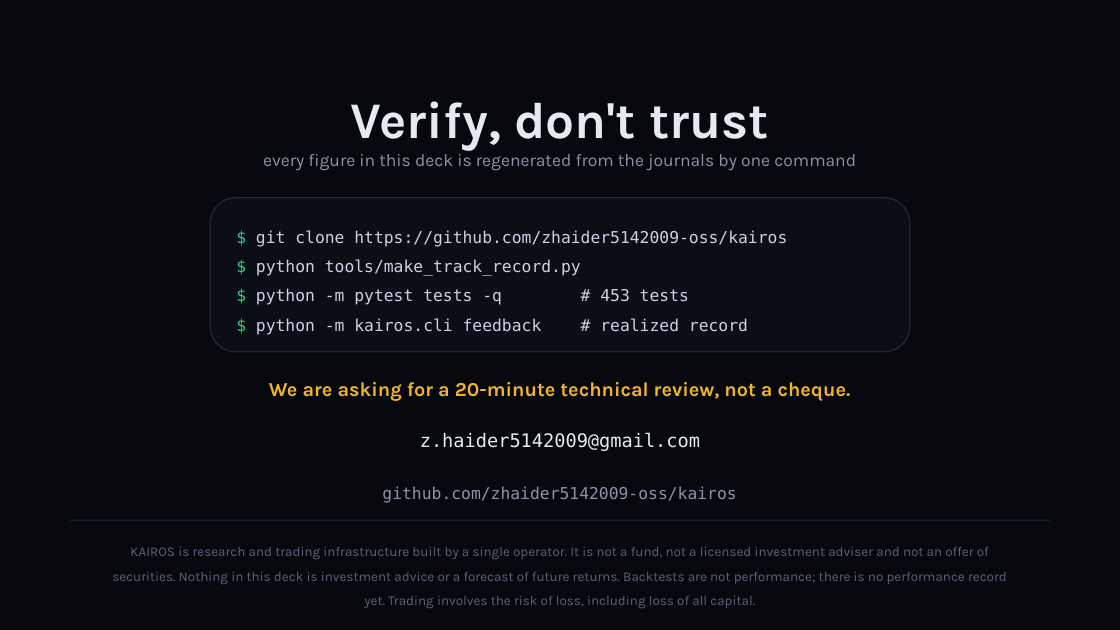
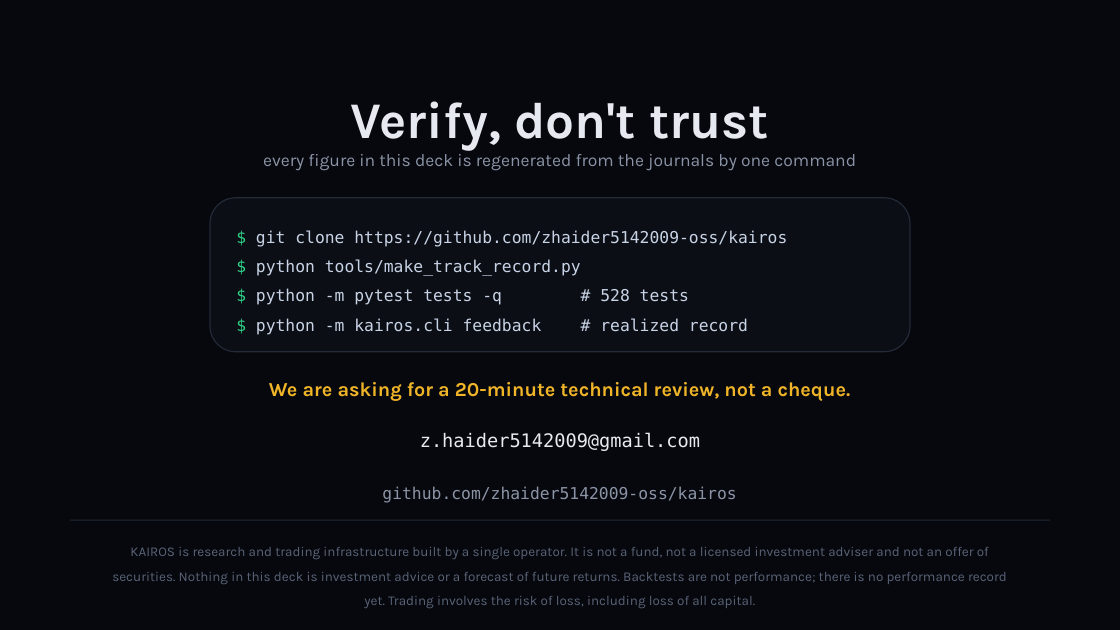
Before and after one commit to zhaider5142009-oss/kairos, a slide deck: slide 12 of docs/investors/KAIROS_Investor_Deck.pptx. Drawn at 1120x630 pixels with LibreOffice and Linux fonts; fonts in the diff are those of the drawing. Boxes give left, top, right and bottom in pixels: in the first picture for what was removed or moved away, otherwise in the second. Text is boxed around its words. In the diff, an @@ line names an element or a change of style, - is before the commit and + after.

```diff
--- a/docs/investors/KAIROS_Investor_Deck.pptx
+++ b/docs/investors/KAIROS_Investor_Deck.pptx
@@ text at [256, 288, 689, 305]: text changed @@
-$ python -m pytest tests -q # 453 tests
+$ python -m pytest tests -q # 528 tests
```
Also in this commit, not shown: 2 other slides changed, 17 other files.
